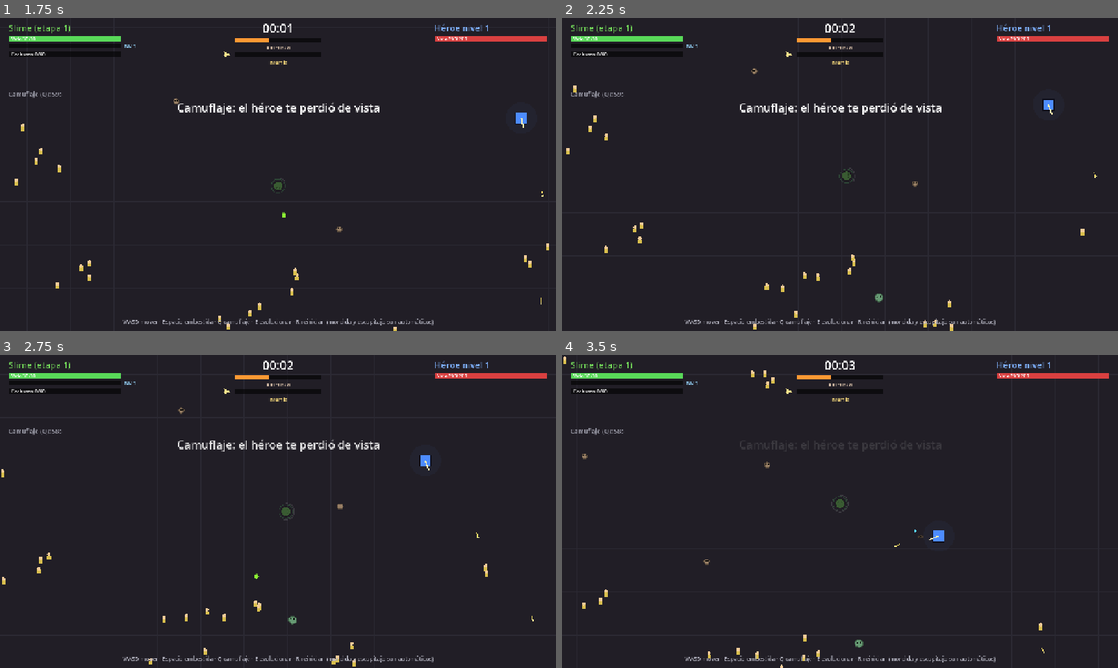
Above: before the commit, frames 1-4 (two rows, left to right).
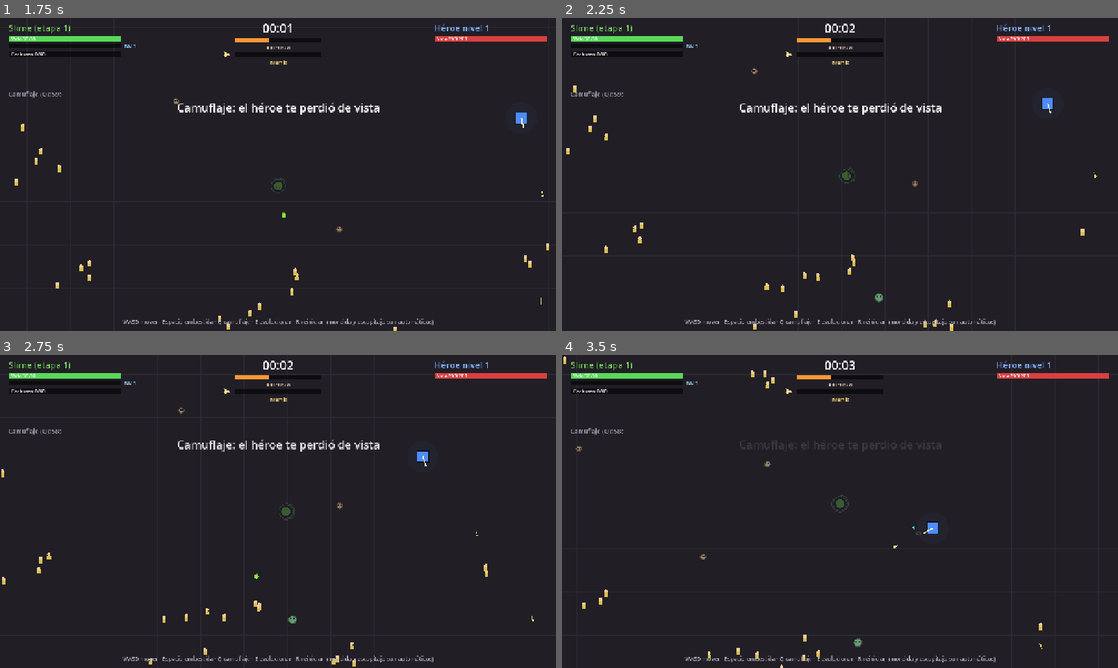
Above: after the commit, the same moments.

Repository: FedeOsorio/survive-the-hero
Game: Godot game, scene res://scenes/main.tscn
Same seed, same stepped clock (60 frames per second), same inputs: the game is played once before the commit and once after it.
Inputs (mouse positions are in pixels of both pictures, inside the frame that each line leads up to):
- Up to frame 1 (1.75 s): move the mouse to (400, 158) at 0.52 s; hold D (move_right) 0.53-1.28 s; tap Q (stealth) at 0.6, 1.55 s; click (400, 158) at 0.67 s; move the mouse to (166, 190) at 1.27 s; hold S (move_down) from 1.28 s (still down); tap Space (dash) at 1.35 s
- Up to frame 2 (2.25 s): move the mouse to (895, 105) at 2.02 s; release S (move_down) at 2.03 s; hold D (move_right) from 2.03 s (still down); tap E (evolve) at 2.1 s
- Up to frame 3 (2.75 s): keep holding D (move_right); tap Q (stealth) at 2.3 s
- Up to frame 4 (3.5 s): move the mouse to (812, 574) at 2.77 s; release D (move_right) at 2.78 s; hold W (move_up) from 2.78 s (still down); tap 1 (pick_1) at 2.85 s; click (812, 574) at 2.92 s; tap Q (stealth) at 3.05 s

Frame 1 is identical in both runs. In frame 2, less than 0.1% of the frame differs, in the area x 56-89%, y 25-90%; in frame 3, 0.1%; in frame 4, 0.3%, in the area x 2-87%, y 29-96%.

Commit message:
Tanda 03: el héroe te caza y los gritos lo distraen menos

Diff:
--- a/scripts/balance.gd
+++ b/scripts/balance.gd
@@ -28,7 +28,7 @@
 const HEAL_PER_BIOMASS := 2.0
 # Mutaciones: la biomasa también llena una barra de nivel; al subir elegís 1 de 3.
 static func mutation_xp_for_level(level: int) -> float:
-	return 10.0 + level * 10.0
+	return 12.0 + level * 14.0
 
 const MUT_DAMAGE := 0.25
 const MUT_SPEED := 0.10
@@ -66,12 +66,13 @@
 const CIVILIAN_HP := 8.0
 const CIVILIAN_SPEED := 85.0
 const CIVILIAN_FLEE_RADIUS := 220.0
-const CIVILIAN_BIOMASS := 4.0
+const CIVILIAN_BIOMASS := 3.0
 # Comer civiles hace ruido: suma amenaza y el héroe va a investigar el lugar.
 const THREAT_PER_CIVILIAN := 5.0
 # El grito empieza apenas un civil sale corriendo de vos, no cuando muere.
-const ALARM_TIME := 10.0 # segundos que el héroe busca en el lugar del grito
-const ALARM_PULL := 3.0 # qué tanto le importa ir a investigar (las gemas pesan 2.2)
+const ALARM_TIME := 5.0 # segundos que el héroe busca en el lugar del grito
+const ALARM_PULL := 2.0 # qué tanto le importa ir a investigar (las gemas pesan 2.2)
+const ALARM_COOLDOWN := 8.0 # un grito nuevo dentro de esta ventana no lo mueve otra vez
 const CIVILIAN_SCREAM_COOLDOWN := 3.0 # cada civil grita como mucho cada tantos segundos
 # El héroe también mata civiles para dejarte sin comida: los que mata él no dejan cadáver.
 const HERO_CIVILIAN_TARGET_BONUS := 120.0 # durante la alarma, prefiere civiles a la horda
@@ -151,6 +152,15 @@
 const HERO_RETREAT_HP := 0.3
 const HERO_MISTAKE_CHANCE := 0.06
 const HERO_DETECTED_TARGET_BONUS := 150.0 # chico: si tiene creeps encima, se defiende primero
+# Cacería: con el jugador detectado, el héroe va por vos.
+const HUNT_PULL := 3.0
+const HUNT_PULL_CROWDED := 1.5 # con mucha horda encima
+const HUNT_CROWDED_DANGER := 5.0
+const HUNT_IDEAL_DIST := 220.0
+const HUNT_GEM_RADIUS := 150.0 # mientras caza, solo junta las gemas del camino
+const HUNT_GEM_PULL := 1.0
+const HUNT_ESCAPE_RADIUS := 60.0 # con tantos creeps así de cerca, primero zafa
+const HUNT_ESCAPE_COUNT := 3
 const HERO_ENRAGE_DAMAGE_MULT := 5.0
 const HERO_ENRAGE_SPEED_MULT := 1.3
 
--- a/scripts/hero.gd
+++ b/scripts/hero.gd
@@ -199,7 +199,8 @@
 # --- Decisiones --------------------------------------------------------------
 
 func _think() -> void:
-	target = _pick_target()
+	var hunting: bool = world.detected and world.player.stealth_t <= 0.0
+	target = _pick_hunt_target() if hunting else _pick_target()
 	var low_hp := hp / max_hp < B.HERO_RETREAT_HP
 	var mistake := _rng.randf() < B.HERO_MISTAKE_CHANCE
 
@@ -219,11 +220,13 @@
 	elif low_hp:
 		steer *= 2.5
 
-	# 2. juntar experiencia: es su prioridad mientras no esté en peligro
+	# 2. juntar experiencia: es su prioridad mientras no esté en peligro.
+	#    Cazándote, solo junta las gemas que le quedan en el camino.
 	if not low_hp:
-		var gem = _nearest(world.gems, 550.0)
+		var gem = _nearest(world.gems, B.HUNT_GEM_RADIUS if hunting else 550.0)
 		if gem != null:
-			steer += (gem.position - position).normalized() * (2.2 if danger < 3.0 else 0.8)
+			var pull := B.HUNT_GEM_PULL if hunting else (2.2 if danger < 3.0 else 0.8)
+			steer += (gem.position - position).normalized() * pull
 
 	# 2a. un corazón de élite vale más que cualquier gema
 	if not low_hp:
@@ -250,17 +253,19 @@
 		if to_alarm.length() > 40.0:
 			steer += to_alarm.normalized() * B.ALARM_PULL
 
-	# 3. con el jugador detectado lo persigue a distancia de tiro; a la horda
-	#    no la busca (ya viene sola), solo se aleja si está muy encima
-	if _target_valid() and not low_hp:
+	# 3. cacería: con el jugador detectado lo persigue a distancia de tiro.
+	#    A la horda no la busca (ya viene sola), solo se aleja si está muy encima.
+	if hunting and not low_hp:
+		var to_p: Vector2 = world.player.position - position
+		var d := to_p.length()
+		if d > B.HUNT_IDEAL_DIST + 60.0:
+			steer += to_p / d * (B.HUNT_PULL_CROWDED if danger > B.HUNT_CROWDED_DANGER else B.HUNT_PULL)
+		elif d < B.HUNT_IDEAL_DIST - 60.0 and d > 0.01:
+			steer -= to_p / d * 0.8
+	elif _target_valid() and not low_hp:
 		var to_t: Vector2 = target.position - position
 		var d := to_t.length()
-		var hunting: bool = target == world.player and world.detected
-		var ideal := 220.0 if hunting else B.HERO_RANGE * 0.5
-		if hunting and d > ideal + 60.0:
-			# con creeps encima prioriza zafar antes que perseguirte
-			steer += to_t / d * 1.8 / (1.0 + danger)
-		elif d < ideal - 60.0:
+		if d < B.HERO_RANGE * 0.5 - 60.0 and d > 0.01:
 			steer -= to_t / d * 0.8
 
 	# 4. no quedarse contra la pared
@@ -295,6 +300,34 @@
 			best_score = score
 			best = c
 	return best
+
+
+## Cazando: a vos si estás a tiro; si no, al creep más cerca de la línea hacia vos.
+## Con 3 o más creeps encima, primero zafa tirándole al más cercano.
+func _pick_hunt_target():
+	var close: Array = []
+	for m in world.minions_near(position):
+		if position.distance_to(m.position) < B.HUNT_ESCAPE_RADIUS:
+			close.append(m)
+	if close.size() >= B.HUNT_ESCAPE_COUNT:
+		return _nearest(close, INF)
+	var p = world.player
+	var to_p: Vector2 = p.position - position
+	if to_p.length() <= B.HERO_RANGE:
+		return p
+	var dir := to_p.normalized()
+	var best = null
+	var best_off := INF
+	for m in world.minions:
+		var rel: Vector2 = m.position - position
+		var along := rel.dot(dir)
+		if along <= 0.0 or rel.length() > B.HERO_RANGE:
+			continue
+		var off := absf(rel.cross(dir))
+		if off < best_off:
+			best_off = off
+			best = m
+	return best if best != null else p
 
 
 func _nearest(list: Array, max_dist: float):
--- a/scripts/main.gd
+++ b/scripts/main.gd
@@ -50,6 +50,7 @@
 var _elite_t := 0.0
 var alarm_pos := Vector2.ZERO # último grito de un civil; el héroe va a investigar
 var alarm_t := 0.0
+var _alarm_lock := 0.0 # hasta cuándo un grito nuevo no lo mueve
 
 var hud
 var _entities: Node2D
@@ -185,6 +186,9 @@
 
 ## Un civil que huye grita: el héroe va hacia ahí a matar civiles.
 func raise_alarm(pos: Vector2) -> void:
+	if elapsed < _alarm_lock:
+		return
+	_alarm_lock = elapsed + B.ALARM_COOLDOWN
 	alarm_pos = pos
 	alarm_t = B.ALARM_TIME
 
